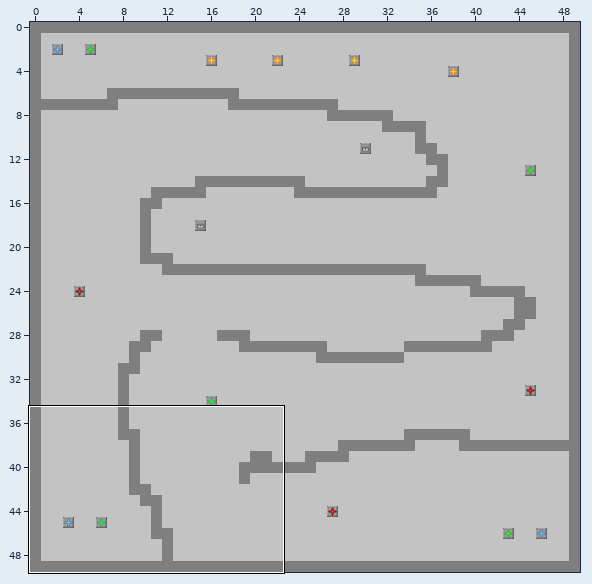
A Tiled map gets an edit: Assets/Map/map-1.tmx. Above, an overview of the earlier version with the close-up marked.
Close-up. Old version:
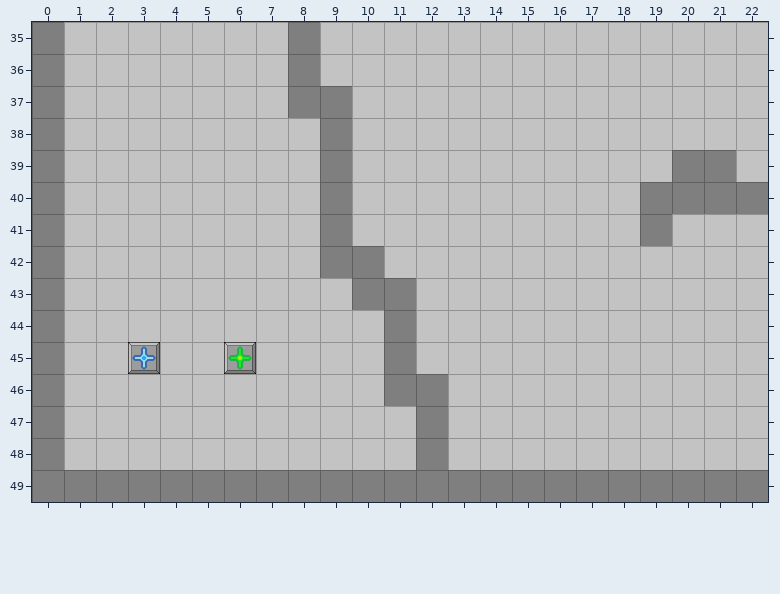
Cells are 64x64 px. Shown: x 0..22, y 35..49. The commit also changed other parts of the map, which this record leaves out.
The result:
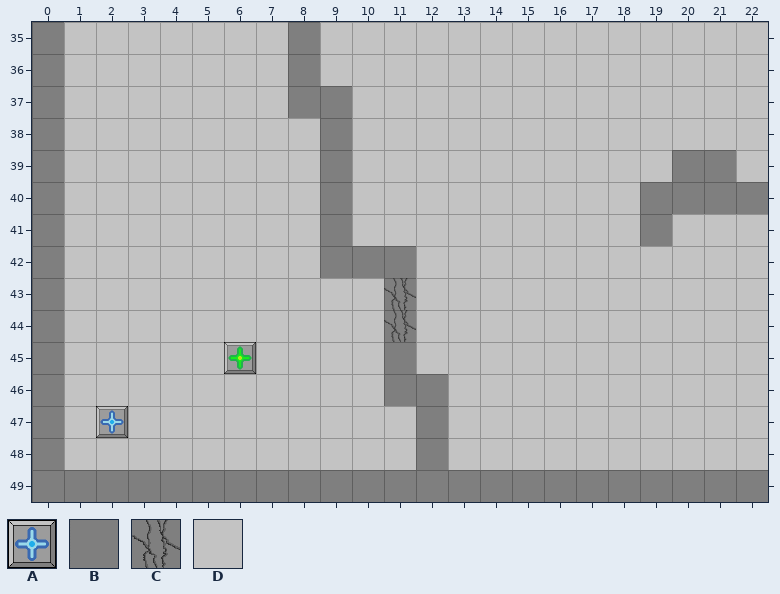
Key: from "tileset": A 1, B 10, C 11, D 20.
_ is an empty cell.
Diff:
Layer "Calque de Tile 1":
The edit turns tile D into tile A in row 47 at x 2.
The edit turns tile D into tile B in row 42 at x 11.
The edit turns tile B into tile C in rows 43 to 44 at x 11.
The edit turns tile A into tile D in row 45 at x 3.
The edit turns tile B into tile D in row 43 at x 10.
Pixel boxes of the changes (left, top, right, bottom) in both close-ups:
changed: (352, 246, 416, 342)
changed: (128, 342, 160, 374)
changed: (96, 406, 128, 438)
